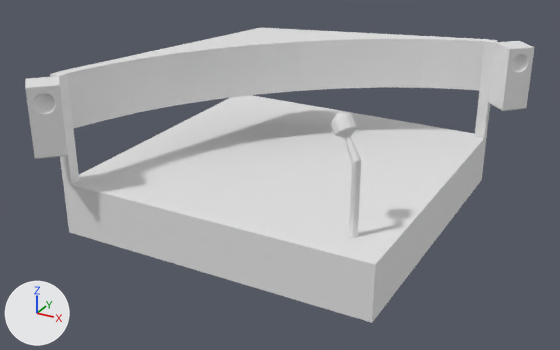
A saved change to the glTF model static/models/konseralani/konser_alani.glb.
Camera for both pictures: a camera (50 mm lens) standing at (3.25, -6.12, 2.85) and looking at (0.08, -0.35, -0.03). Arrows for +X, +Y and +Z are at lower left; the lights stay in place. Where no turn or scale is listed for an object, it has been applied to the vertices. Vertices at the same position are counted once.

In view in the first picture: 'shadeBlack', 'shadeBlue', 'shadeGray'.
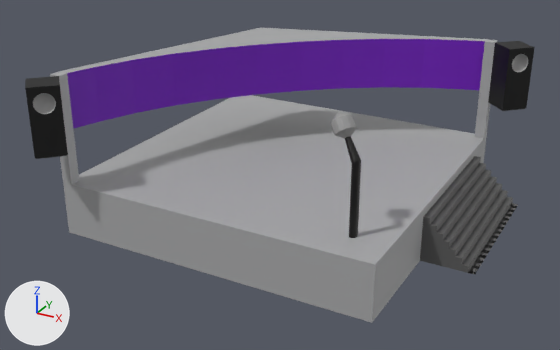
The newer file is also rescaled (x2.0), turned or shifted as a whole; pictures and numbers use the older file's frame.

Location of each change, (x1, y1, x2, y2) in pixels of the pictures (560 x 350 px; the box of a moved part takes in the faces that stretch with it):
'shadeGray', reshaped: before (50, 28, 498, 323); after (50, 28, 518, 323)
'shadeBlue', recoloured (grey to purple): (67, 39, 485, 129) in both
part 1 of me_plane, added: after (420, 156, 518, 274)
part 2 of me_plane, recoloured (white to grey): (50, 28, 498, 323) in both
part 3 of me_cube_002, moved or reshaped: (503, 47, 534, 110) in both
part 4 of me_cube_002, recoloured (grey to black): (25, 41, 535, 238) in both
part 5 of me_cube_002, recoloured: (33, 54, 528, 139) in both

The change in detail:
Material 'Material.004' (mat_material_004) is new.
Its base color is (0.161, 0.00404, 0.498) (purple #700dbb).
Material 'Material.006' (mat_material_006) is new.
Its base color is (0.324, 0.324, 0.324) (grey #9a9a9a).
Material 'Material.002' (mat_material_002) is new.
Its base color is (0.0, 0.0, 0.0) (black #000000).
Material 'Material.007' (mat_material_007) is new.
Its base color is (0.102, 0.102, 0.102) (dark grey #5a5a5a).
Material 'Material.003' (mat_material_003) is new.
Its base color is (0.396, 0.398, 0.405) (grey #a9a9ab).
me_plane is used by ob_shadegray; location (0.0, 0.0, 0.0).
me_plane had 72 vertices, 122 faces and spanned x -1.5..1.5, y -1.5..1.5, z -0.5..1.0.
me_plane now has 106 vertices, 184 faces and spans x -1.5..1.98, y -1.5..1.5, z -0.5..1.0.
me_plane part 1: a new loose piece of 34 vertices spanning x 1.5..1.98, y -0.44..1.09, z -0.5..-0.08, in mat_material_007 (dark grey #5a5a5a).
me_plane part 2: 122 faces spanning x -1.5..1.5, y -1.5..1.5, z -0.5..1.0 switch from no material to mat_material_003 (grey #a9a9ab).
me_plane now uses material mat_material_007 (dark grey #5a5a5a).
me_cube_002 has 402 vertices, 782 faces and spans x -2.1..1.36, y -1.98..1.49, z -0.97..0.12.
me_cube_002 is used by ob_shadeblack; location (0.513, 0.1, 0.876).
Part 3, on me_cube_002:
62 faces are deleted.
17 new faces join them, mat_material_002 (black #000000).
45 new faces join them, mat_material_006 (grey #9a9a9a).
me_cube_002 part 4: 160 faces spanning x -2.1..1.36, y -1.98..1.49, z -0.97..0.12 switch from no material to mat_material_002 (black #000000).
me_cube_002 part 5: 482 faces spanning x -1.89..1.33, y -1.95..1.27, z -0.12..0.07 switch from no material to mat_material_006 (grey #9a9a9a).
me_plane_002 has 24 vertices, 22 faces and spans x -1.4..1.4, y -1.4..1.4, z 0.5..1.0.
me_plane_002 now uses material mat_material_004 (purple #700dbb).
